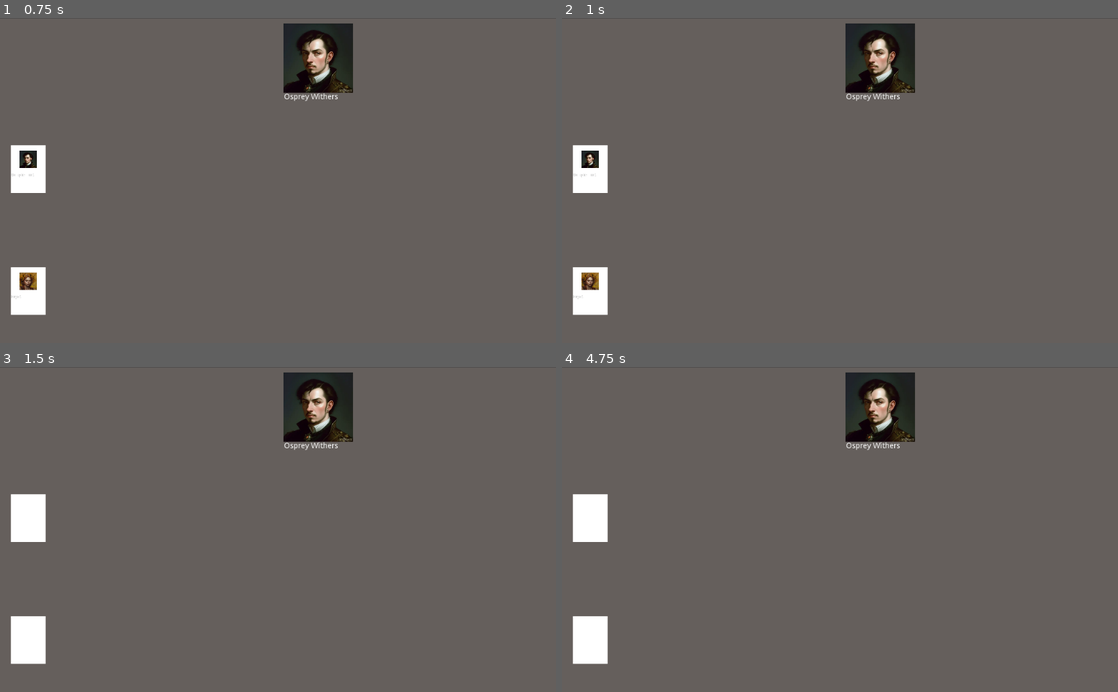
Above: before the commit, frames 1-4 (two rows, left to right).
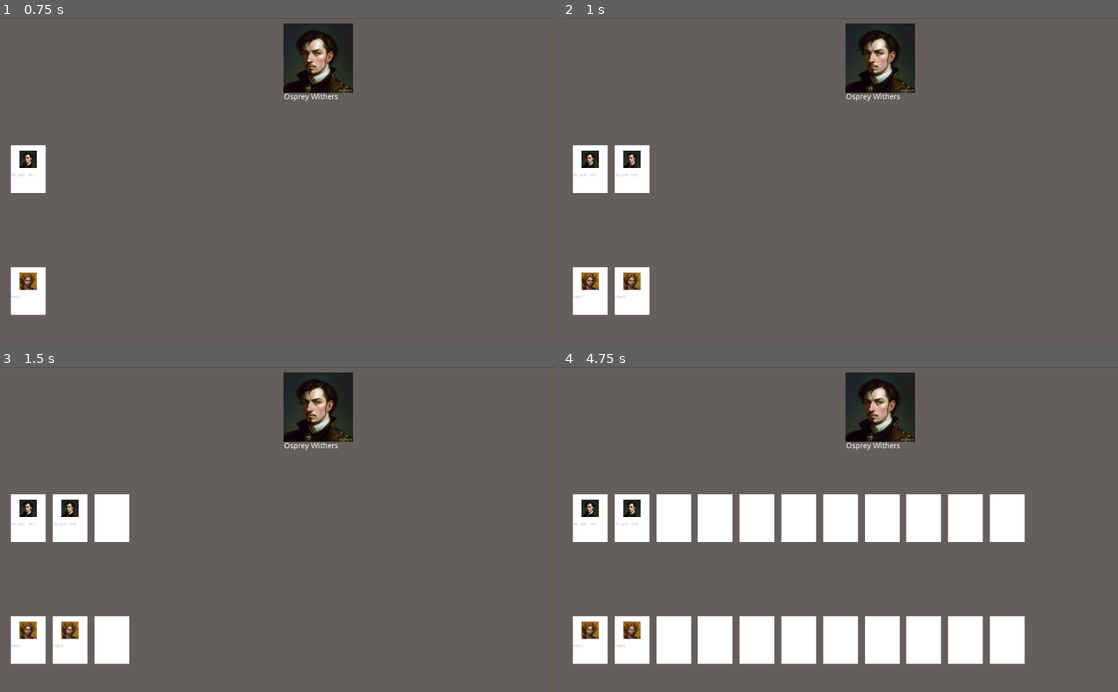
Above: after the commit, the same moments.

Repository: Multi-User-Domain/Realm
Game: Godot game, scene res://Main.tscn
Same seed, same stepped clock (60 frames per second), same inputs: the game is played once before the commit and once after it.
Inputs (mouse positions are in pixels of both pictures, inside the frame that each line leads up to):
- Up to frame 1 (0.75 s): tap Enter (ui_accept) at 0.5 s; move the mouse to (400, 164) at 0.52 s; hold Right (ui_right) from 0.53 s (still down); click (400, 164) at 0.67 s
- Up to frame 2 (1 s): keep holding Right (ui_right); tap Enter (ui_accept) at 0.77 s
- Up to frame 3 (1.5 s): tap Enter (ui_accept) at 1.25 s; move the mouse to (166, 545) at 1.27 s; release Right (ui_right) at 1.28 s; hold Down (ui_down) from 1.28 s (still down)
- Up to frame 4 (4.75 s): tap Enter (ui_accept) at 1.52, 2, 2.75, 3.02, 3.5, 3.77, 4.25, 4.52 s; move the mouse to (895, 458) at 2.02 s; release Down (ui_down) at 2.03 s; hold Right (ui_right) 2.03-2.78 s; move the mouse to (812, 594) at 2.77 s; hold Up (ui_up) 2.78-3.53 s; click (812, 594) at 2.92 s; move the mouse to (1006, 578) at 3.52 s; hold Left (ui_left) from 3.53 s (still down); move the mouse to (673, 480) at 4.27 s

Frame 1 is identical in both runs. In frame 2, 1.8% of the frame differs, in the area x 9-16%, y 39-92%; in frame 3, 4.0%; in frame 4, 19%, in the area x 2-84%, y 39-92%.
Error in both runs: Invalid operands 'String' and 'Nil' in operator 'in'. (res://obj/card/Card.gd:17)

Commit message:
fix (Main): card positioning when being added

Diff:
--- a/Main.gd
+++ b/Main.gd
@@ -9,11 +9,18 @@
 onready var player2_avatar = get_node("Player2Avatar")
 onready var card_tray = get_node("CardTray")
 
+# export means that it can be set from the Scene editor
+# the scale transformation to apply to card size
+export var card_scale = 0.5
+
 var selected_card = null
 
 # preload scenes that we want to instantiate programatically
 var card_scene = preload("res://obj/card/Card.tscn")
 
+
+func get_card_size():
+	return Vector2(128, 176) * card_scale
 
 func _add_card_for_player(player_index: int, jsonld_data):
 	var node = null
@@ -24,8 +31,8 @@
 
 	# instantiate card and add to scene
 	var card = card_scene.instance()
-	card.scale = card.scale * 0.5
-	card.set_position(node.position)
+	card.scale = card.scale * card_scale
+	card.set_position(node.position + Vector2((node.get_child_count() * get_card_size().x) * 1.2, 0))
 	node.add_child(card)
 
 	# init card data
